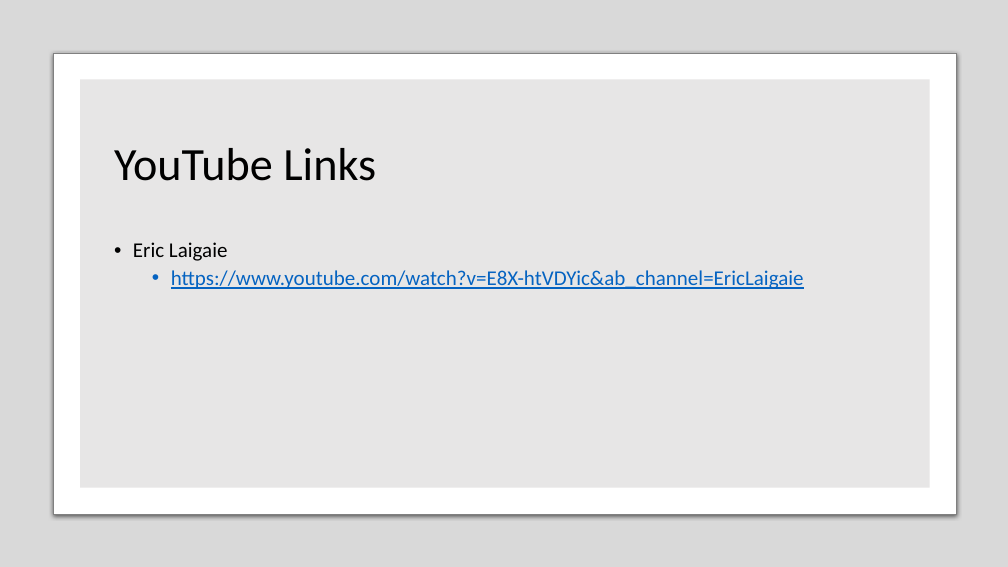
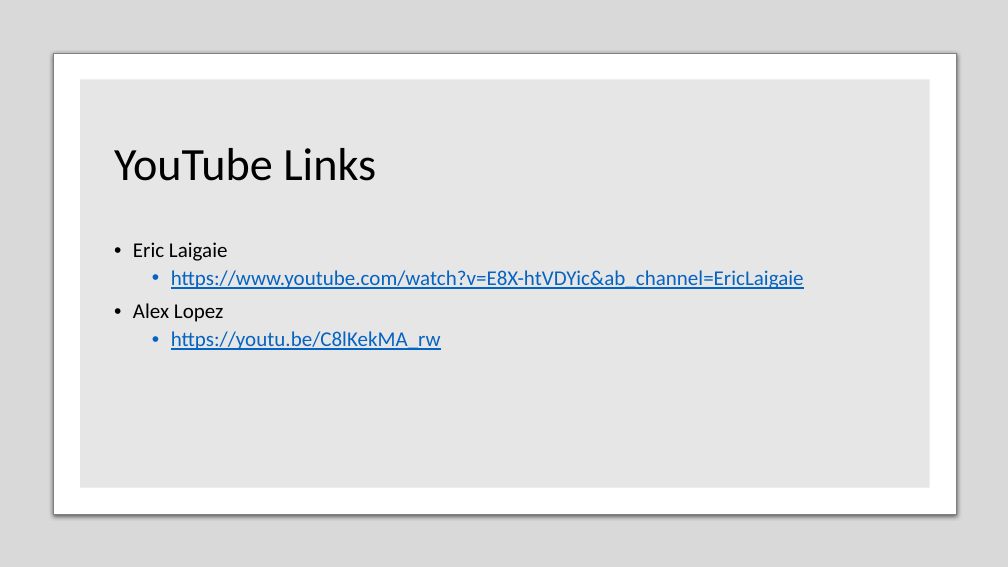
Before and after one commit to ericlaigaie/Case-Study-01, a slide deck: slide 14 of EDA_Presentation.pptx. Drawn at 1008x567 pixels with LibreOffice and Linux fonts; fonts in the diff are those of the drawing. Boxes give left, top, right and bottom in pixels: in the first picture for what was removed or moved away, otherwise in the second. Text is boxed around its words. In the diff, an @@ line names an element or a change of style, - is before the commit and + after.

```diff
--- a/EDA_Presentation.pptx
+++ b/EDA_Presentation.pptx
@@ text at [133, 303, 441, 350]: paragraphs added @@
+• Alex Lopez
+  • https://youtu.be/C8lKekMA_rw
```
